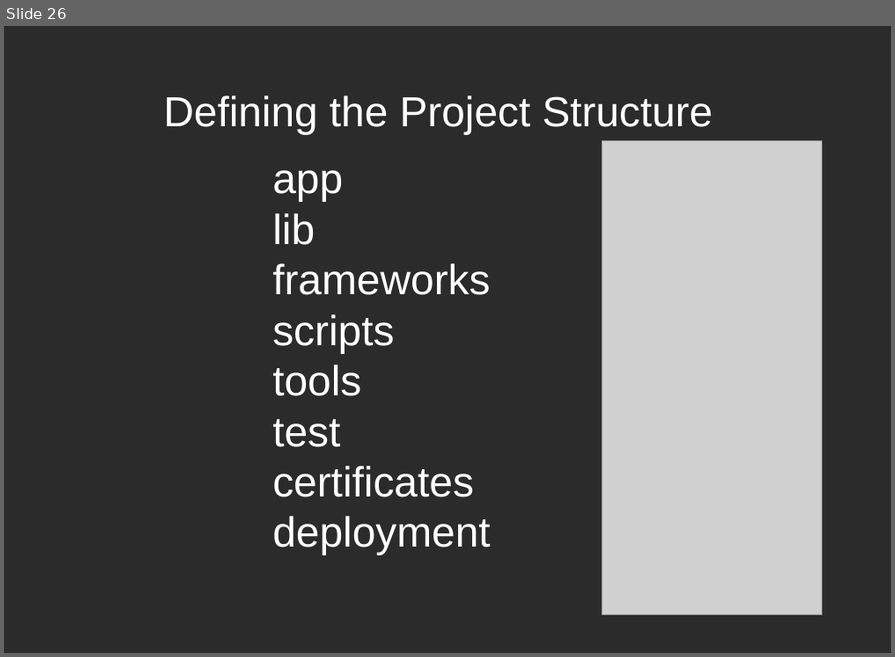
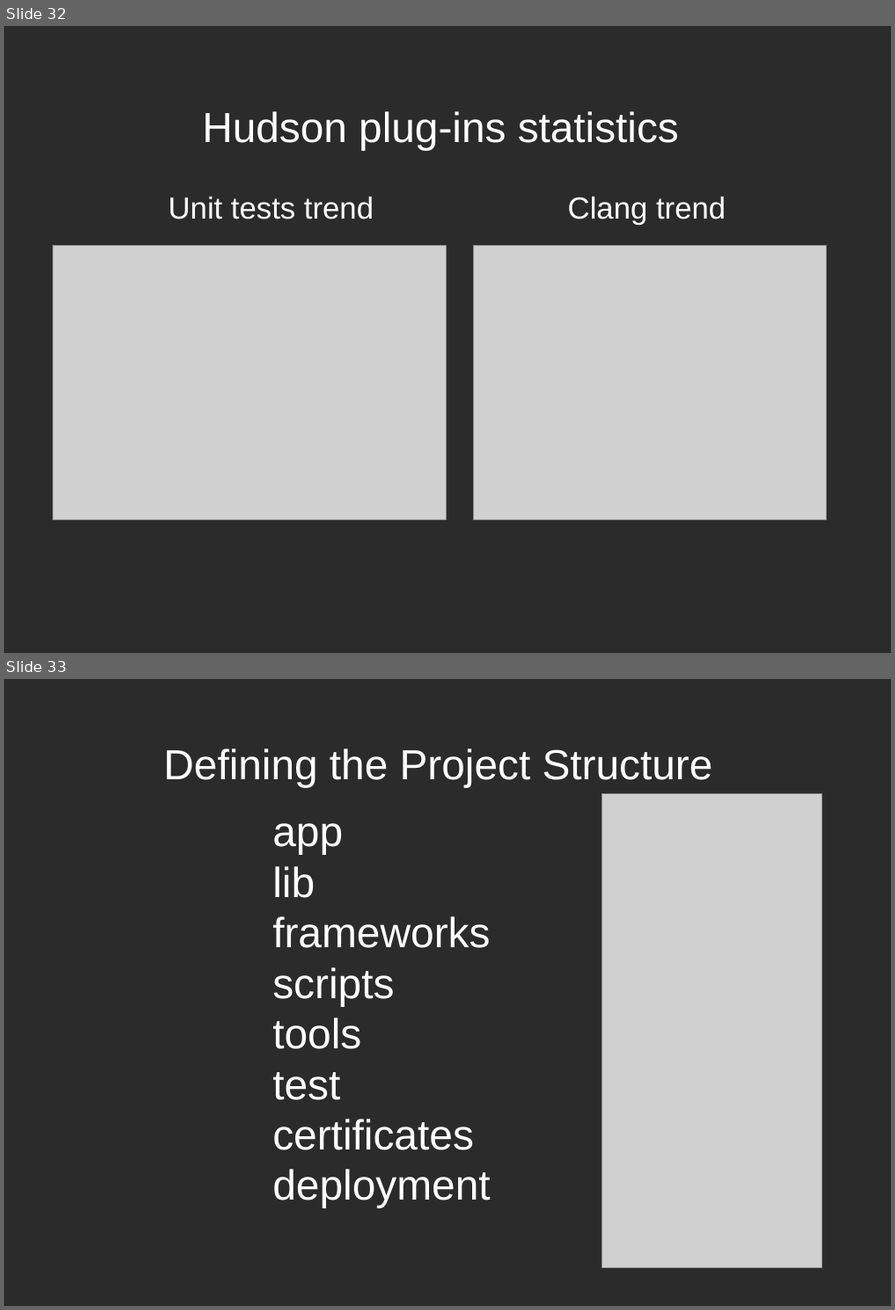
Before and after one commit to dodikk/iOS-articles, a slide deck: 3-iContiniousIntegration/ciPresentation.odp. Shown one above the other, each under a label of ours: slide 26 before the commit, slides 32 and 33 after it. The pictures are 895x657 and 895x1310 pixels, drawn with LibreOffice and Linux fonts; fonts in the diff are those of the drawing; grey boxes stand for pictures; background and template pictures are left out; a plain dark background stands for a picture behind light text. Boxes give left, top, right and bottom in pixels: in the first picture for what was removed or moved away, otherwise in the second. Text is boxed around its words. In the diff, an @@ line names an element or a change of style, - is before the commit and + after.

Commit message:
Added slides about: 1. ipa. 2. static analyzer. 3. Code signing. 4. hudson statistics.

```diff
--- a/3-iContiniousIntegration/ciPresentation.odp
+++ b/3-iContiniousIntegration/ciPresentation.odp
@@ slide 32 added at [4,26,891,653], background picture (left out) @@
@@ title added at [202,111,679,150], 39.9 pt, text #FFFFFF @@
+Hudson plug-ins statistics
@@ text added at [169,197,374,220], 29 pt, text #FFFFFF @@
+Unit tests trend
@@ text added at [568,197,726,225], 29 pt, text #FFFFFF @@
+Clang trend
@@ picture added at [52,245,446,520] @@
@@ picture added at [474,245,827,520] @@
@@ what was slide 26 is now slide 33 @@
```
Also in this commit, not shown: 6 slides changed, 6 other slides added, 3 other files.
